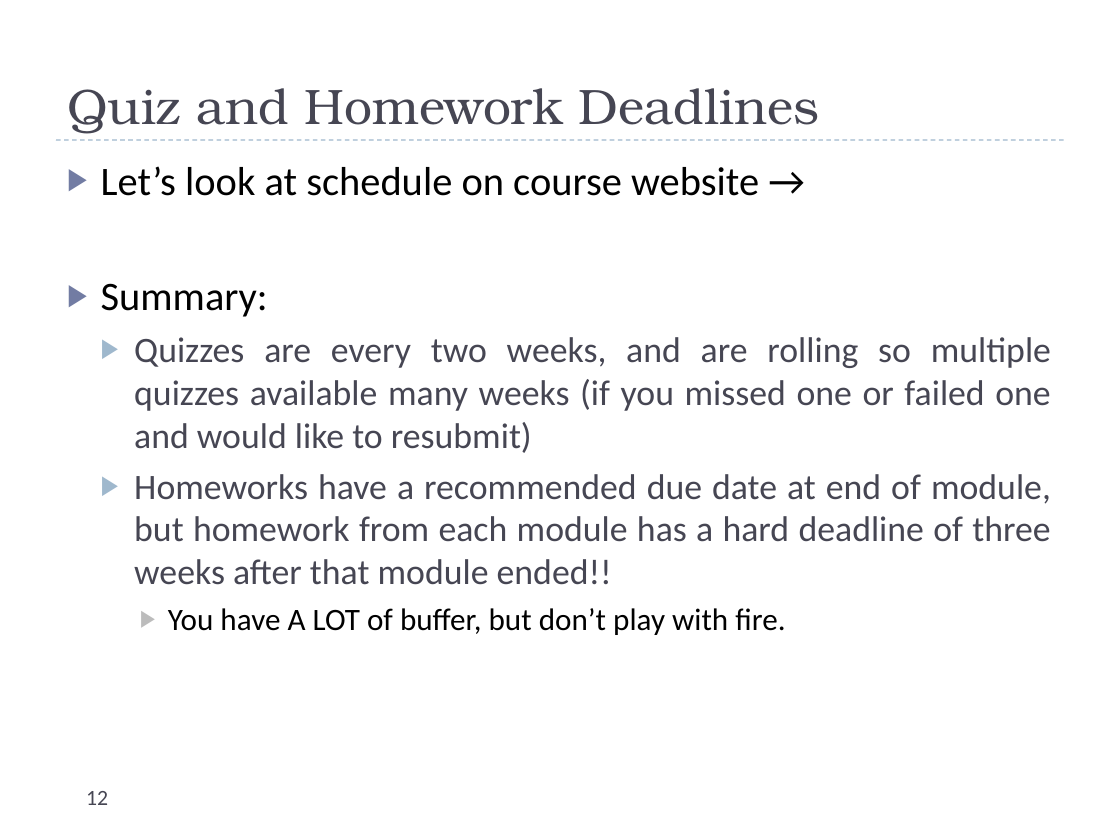
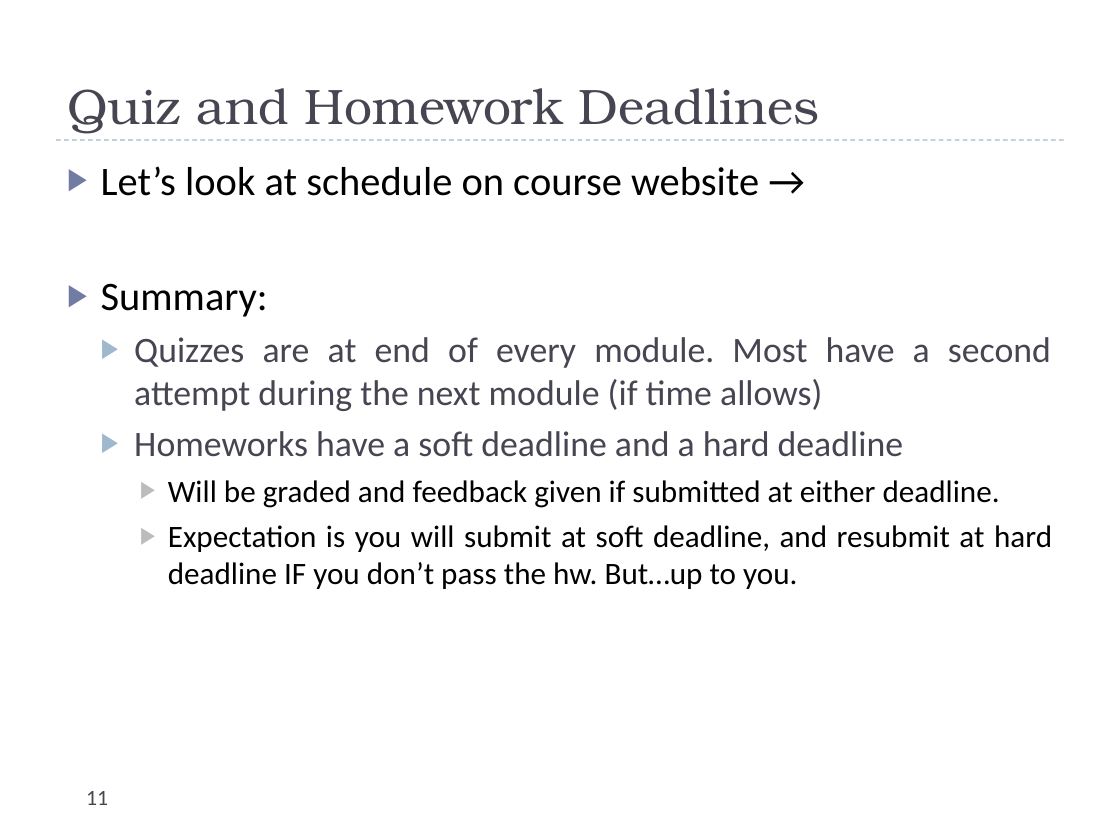
Before and after one commit to uva-cs/cs4102-f21, a slide deck: slide 11 of slides/courseintroduction.pptx (slide 12 before the commit). Drawn at 1120x840 pixels with LibreOffice and Linux fonts; fonts in the diff are those of the drawing. Boxes give left, top, right and bottom in pixels: in the first picture for what was removed or moved away, otherwise in the second. Text is boxed around its words. In the diff, an @@ line names an element or a change of style, - is before the commit and + after.

```diff
--- a/slides/courseintroduction.pptx
+++ b/slides/courseintroduction.pptx
@@ text at [134, 337, 1052, 589]: text changed; size 23 to 20 pt; text colour #464653 to #000000 @@
-  ▶ Quizzes are every two weeks, and are rolling so multiple quizzes available many weeks (if you missed one or failed one and would like to resubmit)
-  ▶ Homeworks have a recommended due date at end of module, but homework from each module has a hard deadline of three weeks after that module ended!!
-    ▶ You have A LOT of buffer, but don’t play with fire.
+  ▶ Quizzes are at end of every module. Most have a second attempt during the next module (if time allows)
+  ▶ Homeworks have a soft deadline and a hard deadline
+    ▶ Will be graded and feedback given if submitted at either deadline.
+    ▶ Expectation is you will submit at soft deadline, and resubmit at hard deadline IF you don’t pass the hw. But…up to you.
@@ page number at [86, 791, 108, 805]: text changed @@
-12
+11
```
Also in this commit, not shown: 3 other slides changed, 1 slide removed, 5 other files.
